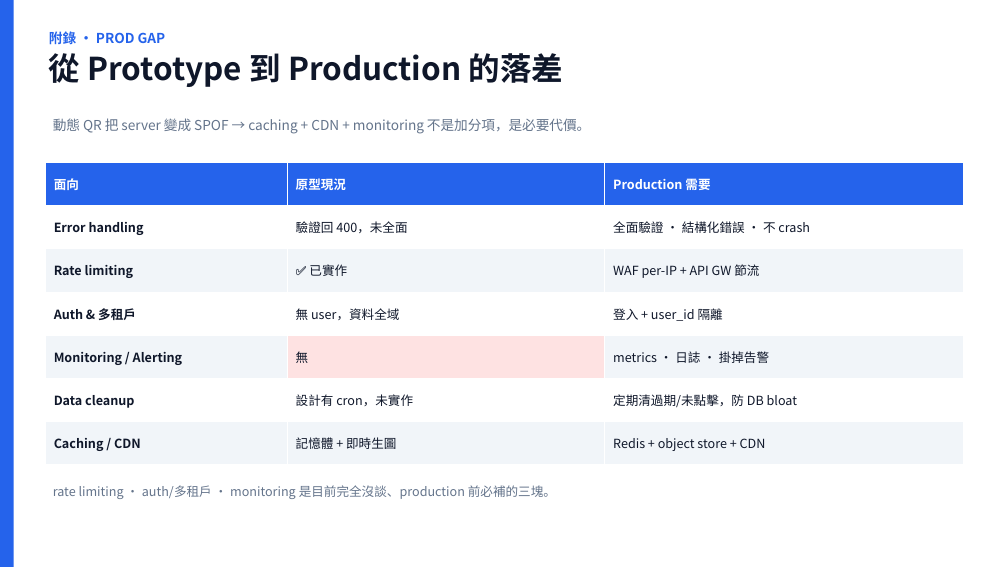
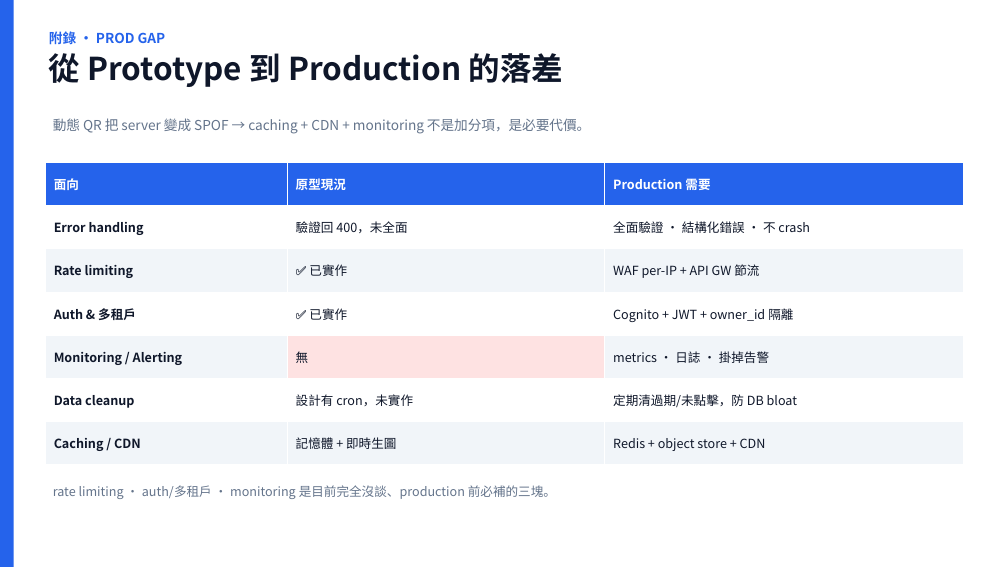
Before and after one commit to scolley31/system-design-demo, a slide deck: slide 22 of QR Code Generator/QR_Code_Generator.pptx. Drawn at 1008x567 pixels with LibreOffice and Linux fonts; fonts in the diff are those of the drawing. Boxes give left, top, right and bottom in pixels: in the first picture for what was removed or moved away, otherwise in the second. Text is boxed around its words. In the diff, an @@ line names an element or a change of style, - is before the commit and + after.

```diff
--- a/QR Code Generator/QR_Code_Generator.pptx
+++ b/QR Code Generator/QR_Code_Generator.pptx
@@ table at (45,163,964,465) @@
-row 4, column 2: 無 user，資料全域
+row 4, column 2: ✅ 已實作
-row 4, column 3: 登入 + user_id 隔離
+row 4, column 3: Cognito + JWT + owner_id 隔離
```
Also in this commit, not shown: 1 other slide changed, 1 slide added, 16 other files.
